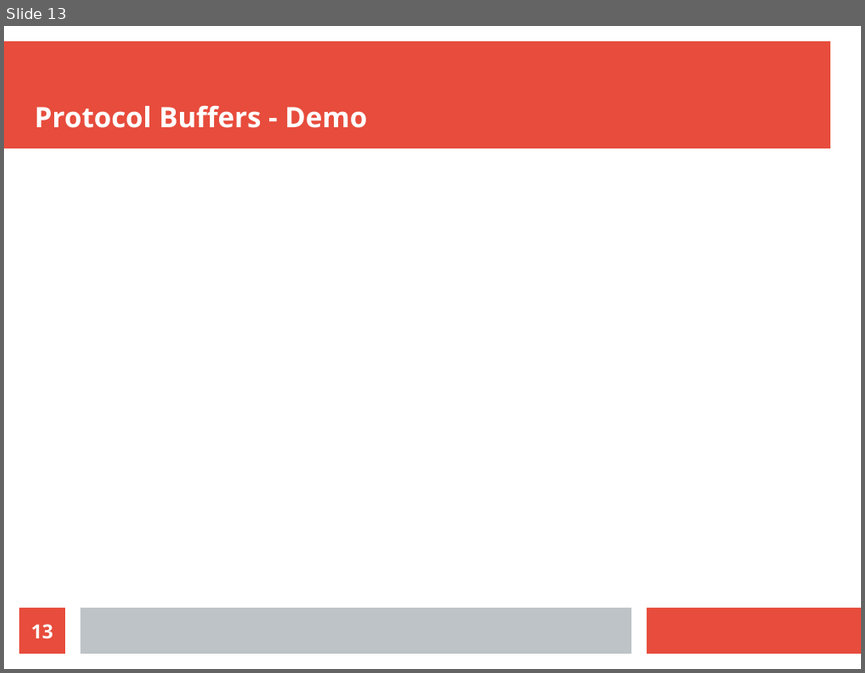
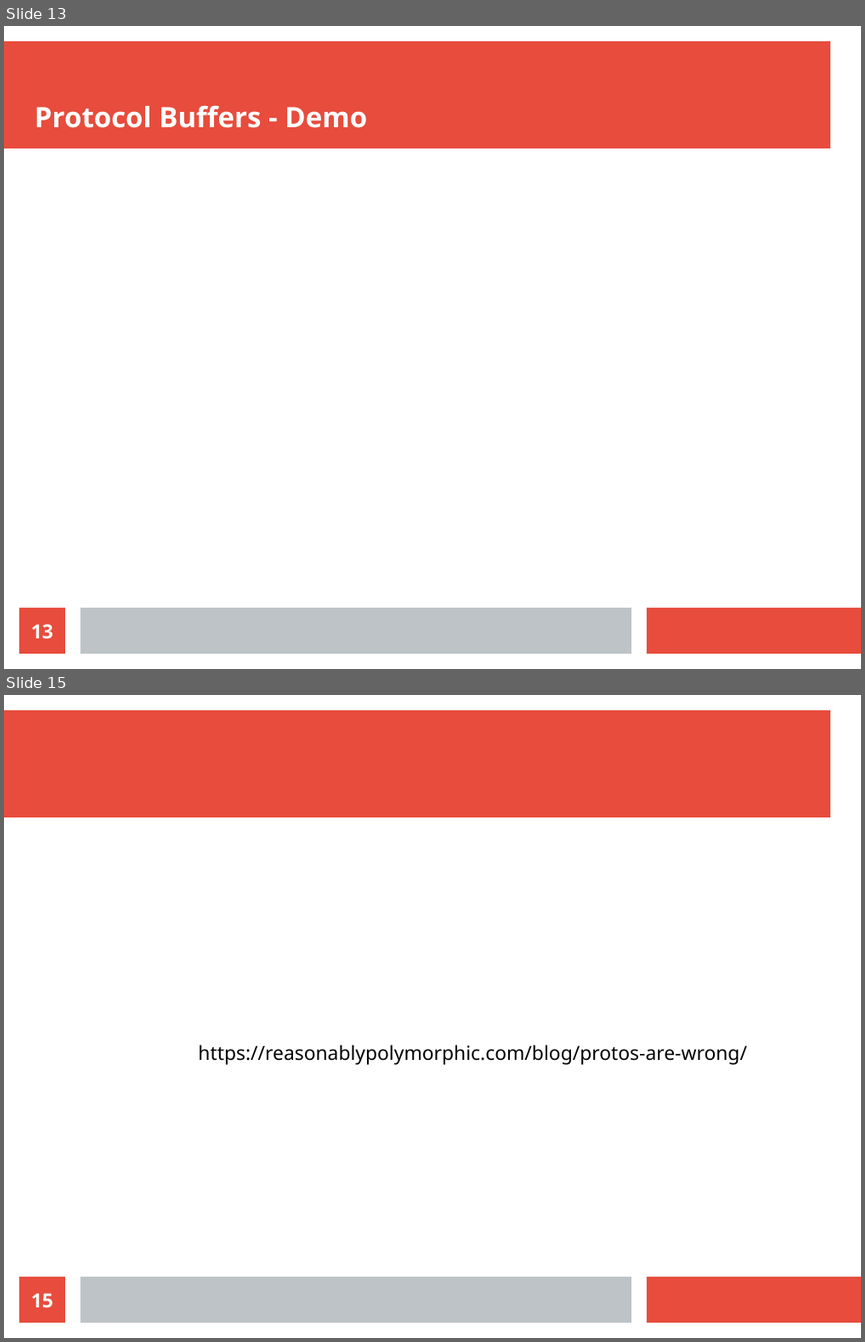
Before and after one commit to slavistan/grpc-showcase, a slide deck: slides.odp. Shown one above the other, each under a label of ours: slide 13 before the commit, slides 13 and 15 after it; the slides between them are not shown. The pictures are 865x673 and 865x1342 pixels, drawn with LibreOffice and Linux fonts; fonts in the diff are those of the drawing. Boxes give left, top, right and bottom in pixels: in the first picture for what was removed or moved away, otherwise in the second. Text is boxed around its words. In the diff, an @@ line names an element or a change of style, - is before the commit and + after.

```diff
--- a/slides.odp
+++ b/slides.odp
@@ slide 15 added at (x1=4, y1=695, x2=861, y2=1338), background #FFFFFF; not listed: 3 template elements that a slide beside it also shows @@
@@ text added at (x1=198, y1=1044, x2=747, y2=1065), 18 pt, text #000000 @@
+https://reasonablypolymorphic.com/blog/protos-are-wrong/
@@ page number added at (x1=19, y1=1276, x2=65, y2=1322), fill #E74C3C, 18 pt, text #FFFFFF, bold @@
+15
```
Also in this commit, not shown: 3 slides changed, 1 slide removed, 5 other files.
